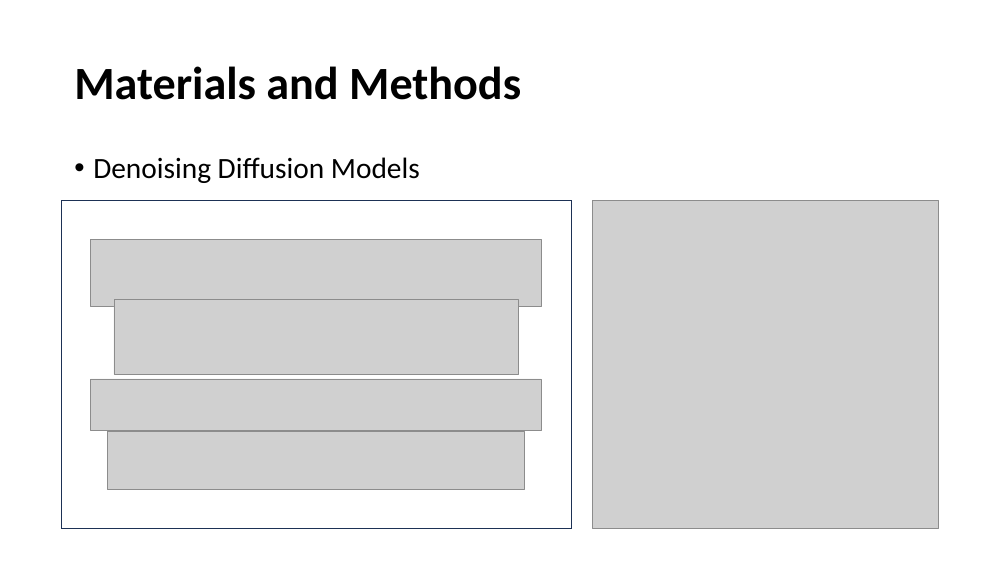
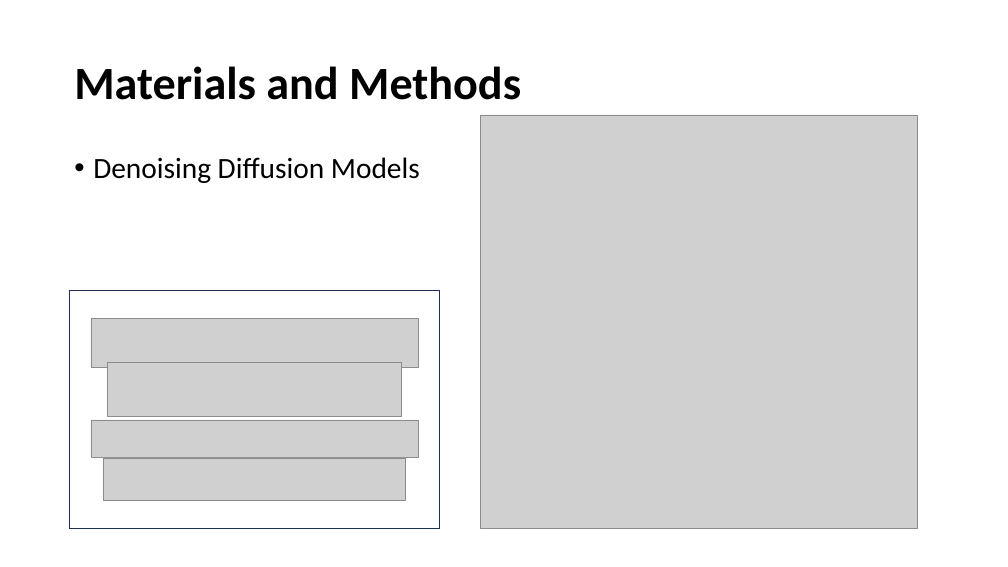
Before and after one commit to BmisTeamItnl/Cheong, a slide deck: slide 4 of Assignment2/study_paperreview_20240927_정세형.pptx (slide 5 before the commit). Drawn at 1008x567 pixels with LibreOffice and Linux fonts; fonts in the diff are those of the drawing; grey boxes stand for pictures. Boxes give left, top, right and bottom in pixels: in the first picture for what was removed or moved away, otherwise in the second. Text is boxed around its words. In the diff, an @@ line names an element or a change of style, - is before the commit and + after.

```diff
--- a/Assignment2/study_paperreview_20240927_정세형.pptx
+++ b/Assignment2/study_paperreview_20240927_정세형.pptx
@@ picture: place and size @@
-picture at bbox=[592, 201, 939, 528]
+picture at bbox=[480, 115, 918, 528]
@@ rectangle: place and size @@
-rectangle at bbox=[61, 201, 571, 528]
+rectangle at bbox=[70, 290, 439, 528]
@@ picture: place and size @@
-picture at bbox=[91, 239, 541, 305]
+picture at bbox=[91, 319, 418, 366]
@@ picture: place and size @@
-picture at bbox=[114, 299, 518, 374]
+picture at bbox=[108, 362, 401, 417]
@@ picture: place and size @@
-picture at bbox=[91, 379, 541, 430]
+picture at bbox=[91, 420, 418, 457]
@@ picture: place and size @@
-picture at bbox=[107, 431, 524, 489]
+picture at bbox=[103, 458, 405, 500]
```
Also in this commit, not shown: 4 other slides changed, 1 slide added, 2 slides removed.
